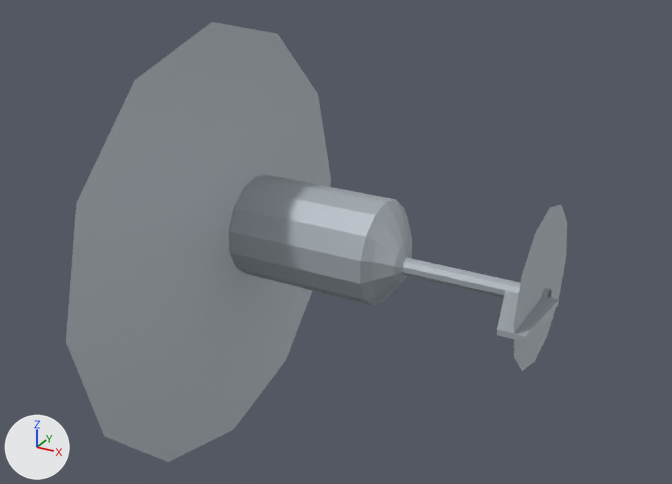
The glTF model public/models/aircraft/helicopter.glb, before and after one commit.
Rendered twice from a 50 mm camera at (22.28, -24.94, 12.47) aimed at (8.86, -0.54, 0.26). Lighting does not change. The marker at lower left points along +X, +Y and +Z. The picture after the commit comes second. Vertices at exactly the same position are counted once.
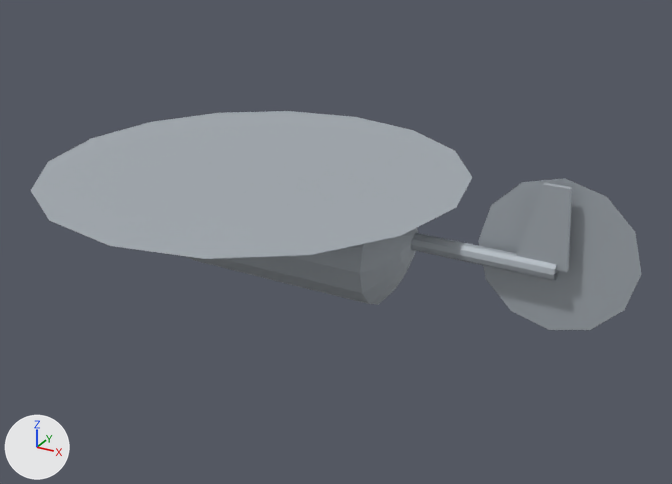
Boxes (x1, y1, x2, y2) around the edits, measured in the pictures (672 x 484 px; the box of a moved part takes in the faces that stretch with it):
'Mesh_0', reshaped (22% wider, 50% shorter): before (66, 22, 567, 462); after (31, 111, 641, 330)
part 1 of me_mesh_0, moved or reshaped: before (403, 258, 552, 299); after (411, 233, 559, 281)
part 2 of me_mesh_0, moved or reshaped: before (497, 290, 559, 342); after (517, 183, 572, 272)
part 3 of me_mesh_0, moved or reshaped: before (514, 204, 567, 371); after (478, 178, 641, 330)
part 4 of me_mesh_0, added: after (31, 111, 472, 259)
part 5 of me_mesh_0, deleted: before (66, 22, 331, 462)
part 6 of me_mesh_0, moved or reshaped: before (229, 175, 412, 306); after (186, 228, 418, 305)

What changed in the scene script:
```text
Change me_mesh_0:
    used by ob_mesh_0; location = (0.0, 0.0, 0.0)
    remove me_mesh_0.from_pydata(...)  # 173 vertices, 280 faces; spans x 0.0..16.3, y -9.3..5.3, z -7.3..7.3
    add me_mesh_0.from_pydata(...)  # 178 vertices, 284 faces; spans x -1.9..18.3, y -7.3..7.3, z -1.7..3.4
    me_mesh_0 part 1: the loose piece of 20 vertices spanning x 9.6..16.0, y -0.9..-0.3, z -0.3..0.3 is turned -90 degrees about the x axis through the mesh origin
    me_mesh_0 part 2: the loose piece of 8 vertices spanning x 14.7..16.3, y -3.3..-0.7, z -0.1..0.1 is turned -90 degrees about the x axis through the mesh origin
    me_mesh_0 part 3: the loose piece of 13 vertices spanning x 15.8, y -3.4..1.6, z -2.0..2.9 is multiplied about its middle by the matrix ((0.0, 0.0, 1.0), (-1.0, 0.0, 0.0), (0.0, -1.0, 0.0)), then moved by (0.0, 1.3, 0.4)
    me_mesh_0 part 4: a new loose piece of 18 vertices spanning x -1.9..12.7, y -7.3..7.3, z 2.0, in mat_material_0 (grey #adb5bc)
    me_mesh_0 part 5: the loose piece of 13 vertices spanning x 5.4, y -9.3..5.3, z -7.3..7.3 is deleted
    me_mesh_0 part 6
    116 vertices are removed from x 0.9..11.5, y -1.7..1.7, z -1.8..1.8
    224 faces are deleted
    2 vertices move within x 10.9, y -1.0..-0.7, z 0.7..1.0
    101 vertices are added at x 0.9..11.5, y -1.8..1.8, z -1.7..1.7
    15 new vertices lie (6.9, 0.0, 0.0) away from vertices in x 3.5, y -1.8..1.8, z -1.7..1.7
    224 new faces join them
```
